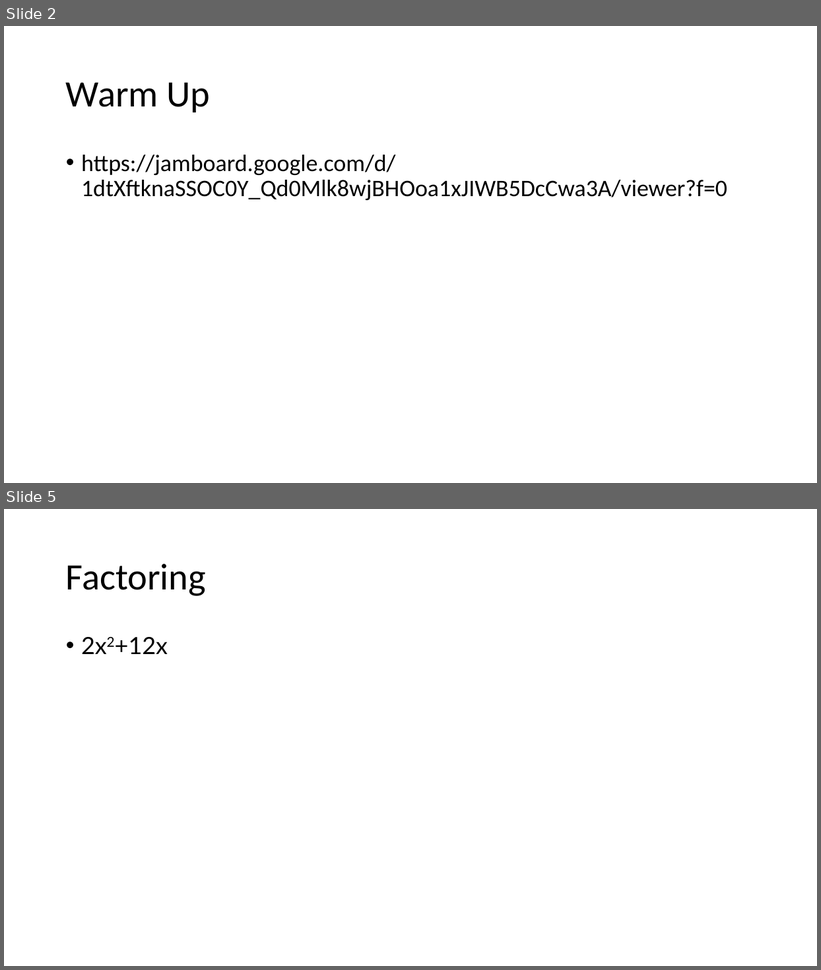
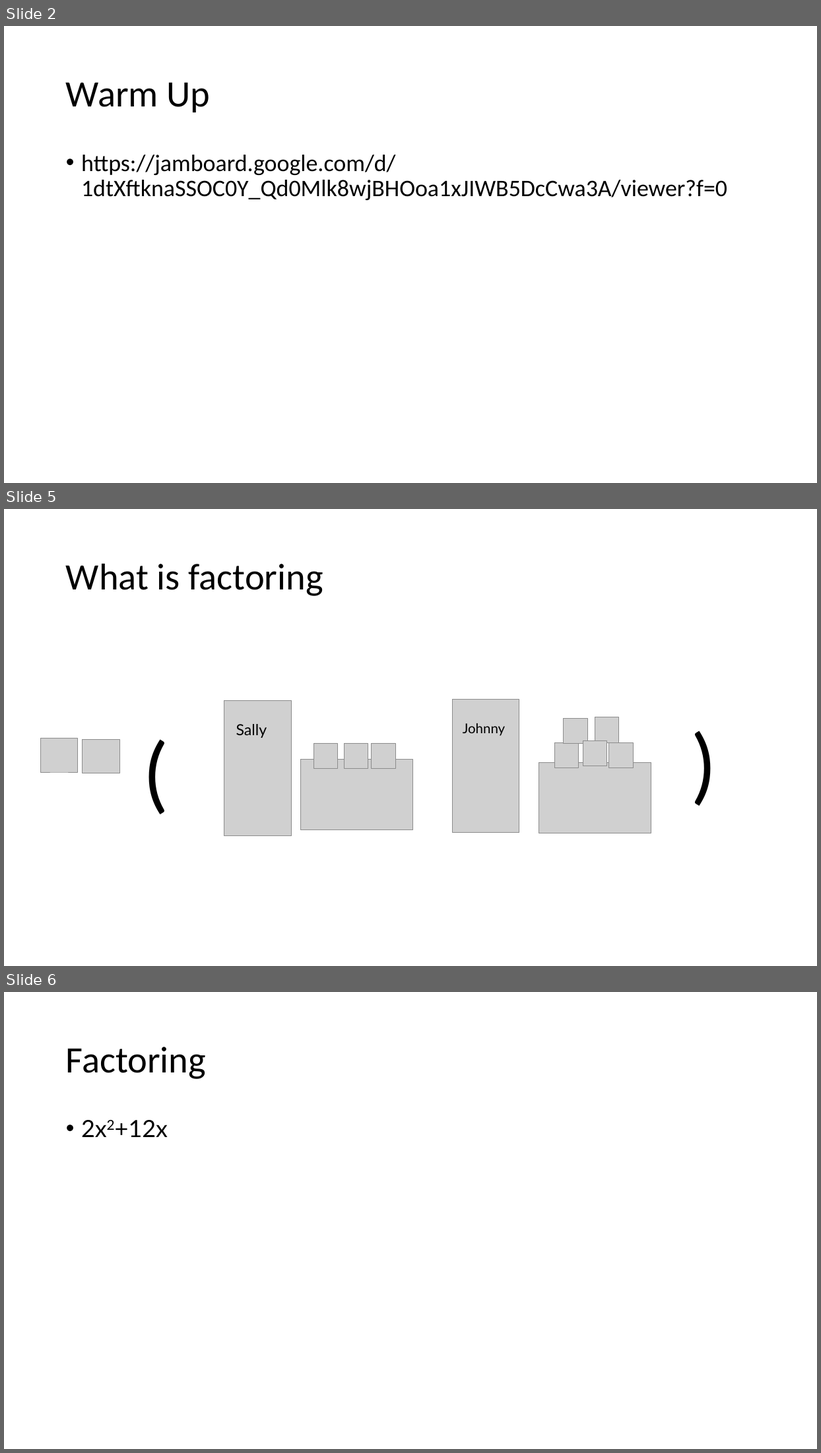
Before and after one commit to millerdoug/notes, a slide deck: MiniLesson.pptx. Shown one above the other, each under a label of ours: slides 2 and 5 before the commit, slides 2, 5 and 6 after it; the slides between them are not shown. The pictures are 821x970 and 821x1453 pixels, drawn with LibreOffice and Linux fonts; fonts in the diff are those of the drawing; grey boxes stand for pictures. Boxes give left, top, right and bottom in pixels: in the first picture for what was removed or moved away, otherwise in the second. Text is boxed around its words. In the diff, an @@ line names an element or a change of style, - is before the commit and + after.

```diff
--- a/MiniLesson.pptx
+++ b/MiniLesson.pptx
@@ slide 5 added at (x1=4, y1=509, x2=817, y2=966), background #FFFFFF @@
@@ title added at (x1=66, y1=563, x2=323, y2=596), 44 pt, text #000000 @@
+What is factoring
@@ picture added at (x1=224, y1=700, x2=292, y2=836) @@
@@ picture added at (x1=453, y1=699, x2=519, y2=833) @@
@@ text added at (x1=140, y1=719, x2=186, y2=824), 96 pt, text #000000 @@
+(
@@ text added at (x1=236, y1=724, x2=267, y2=738), 18 pt, text #000000 @@
+Sally
@@ text added at (x1=463, y1=723, x2=505, y2=736), 16 pt, text #000000 @@
+Johnny
@@ picture added at (x1=564, y1=719, x2=587, y2=745) @@
@@ picture added at (x1=595, y1=718, x2=619, y2=743) @@
@@ text added at (x1=687, y1=710, x2=733, y2=815), 96 pt, text #000000 @@
+)
@@ picture added at (x1=40, y1=739, x2=78, y2=772) @@
@@ picture added at (x1=82, y1=739, x2=120, y2=773) @@
@@ picture added at (x1=314, y1=743, x2=338, y2=769) @@
@@ picture added at (x1=344, y1=743, x2=368, y2=769) @@
@@ picture added at (x1=372, y1=743, x2=395, y2=769) @@
@@ picture added at (x1=555, y1=743, x2=579, y2=768) @@
@@ picture added at (x1=583, y1=741, x2=607, y2=766) @@
@@ picture added at (x1=609, y1=743, x2=633, y2=768) @@
@@ picture added at (x1=301, y1=760, x2=413, y2=830) @@
@@ picture added at (x1=539, y1=762, x2=652, y2=834) @@
@@ what was slide 5 is now slide 6 @@
```
Also in this commit, not shown: 2 slides changed, 2 other slides added, 2 slides removed.
